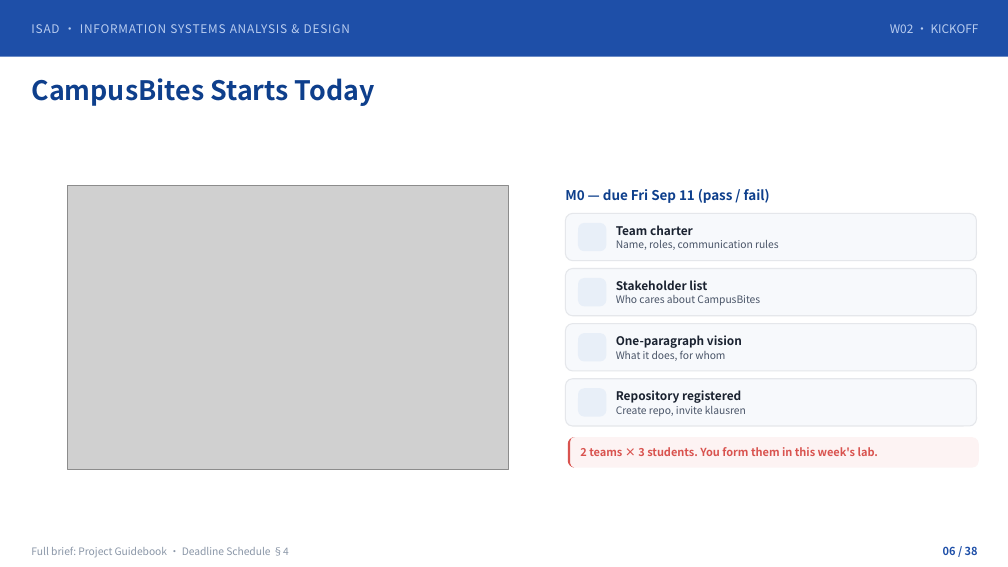
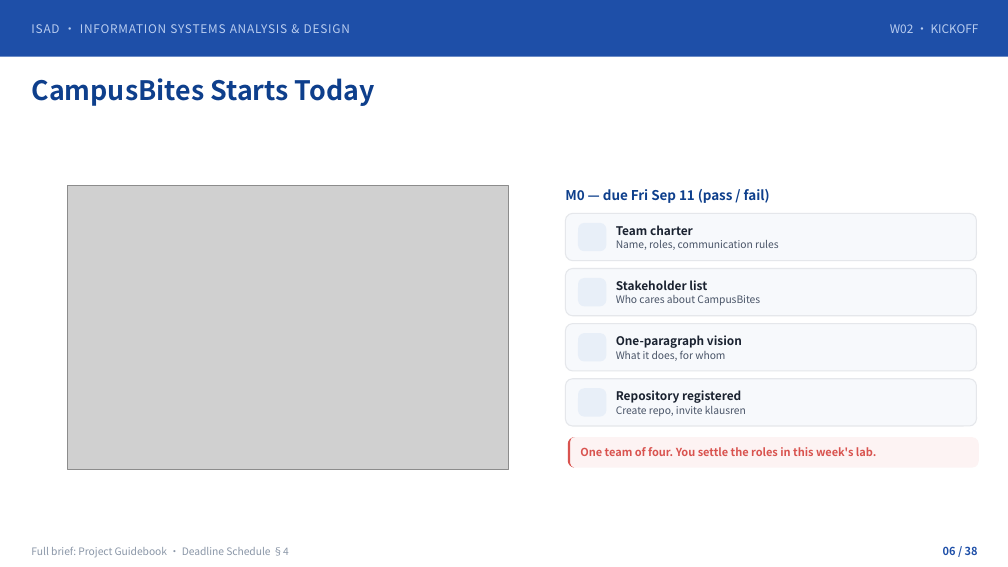
Before and after one commit to klausren/isad-course, a slide deck: slide 6 of 01-slides/W02-Object-Oriented-Foundations.pptx. Drawn at 1008x567 pixels with LibreOffice and Linux fonts; fonts in the diff are those of the drawing; grey boxes stand for pictures; background and template pictures are left out. Boxes give left, top, right and bottom in pixels: in the first picture for what was removed or moved away, otherwise in the second. Text is boxed around its words. In the diff, an @@ line names an element or a change of style, - is before the commit and + after.

```diff
--- a/01-slides/W02-Object-Oriented-Foundations.pptx
+++ b/01-slides/W02-Object-Oriented-Foundations.pptx
@@ text at (580,447,876,456): text changed @@
-2 teams × 3 students. You form them in this week's lab.
+One team of four. You settle the roles in this week's lab.
```
Also in this commit, not shown: 1 other slide changed, 13 other files.
